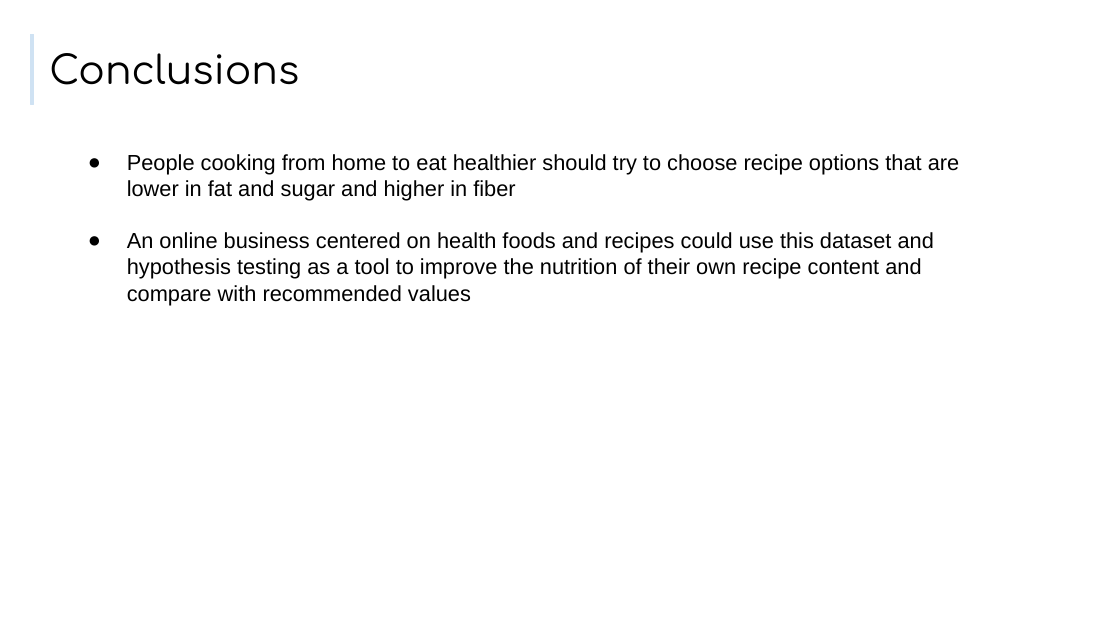
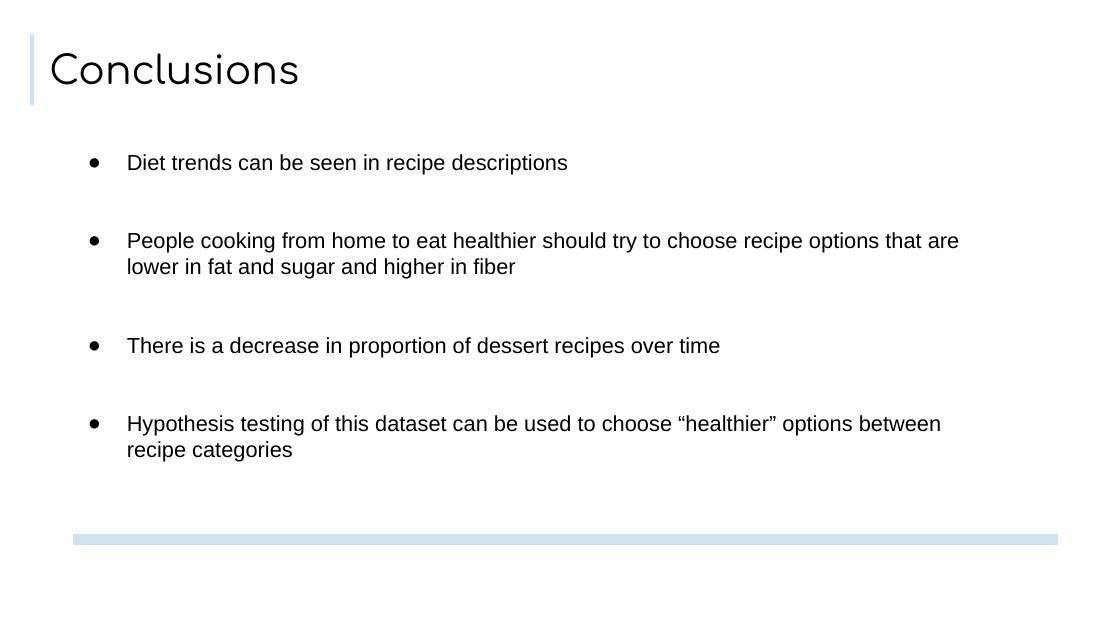
Before and after one commit to kaelynn-rose/RecipeEDA, a slide deck: slide 7 of Presentation/Health_Trends_In_Recipe_Data.pptx. Drawn at 1120x630 pixels with LibreOffice and Linux fonts; fonts in the diff are those of the drawing. Boxes give left, top, right and bottom in pixels: in the first picture for what was removed or moved away, otherwise in the second. Text is boxed around its words. In the diff, an @@ line names an element or a change of style, - is before the commit and + after.

```diff
--- a/Presentation/Health_Trends_In_Recipe_Data.pptx
+++ b/Presentation/Health_Trends_In_Recipe_Data.pptx
@@ text at (127,154,568,175): paragraph added @@
+● Diet trends can be seen in recipe descriptions
@@ text at (127,337,941,462): text changed @@
-● An online business centered on health foods and recipes could use this dataset and hypothesis testing as a tool to improve the nutrition of their own recipe content and compare with recommended values
+● There is a decrease in proportion of dessert recipes over time
+● Hypothesis testing of this dataset can be used to choose “healthier” options between recipe categories
@@ rectangle added at (74,535,1058,545), fill #CFE2F3, outline #CFE2F3 0.75 pt @@
```
Also in this commit, not shown: 3 other slides changed, 1 slide added.
